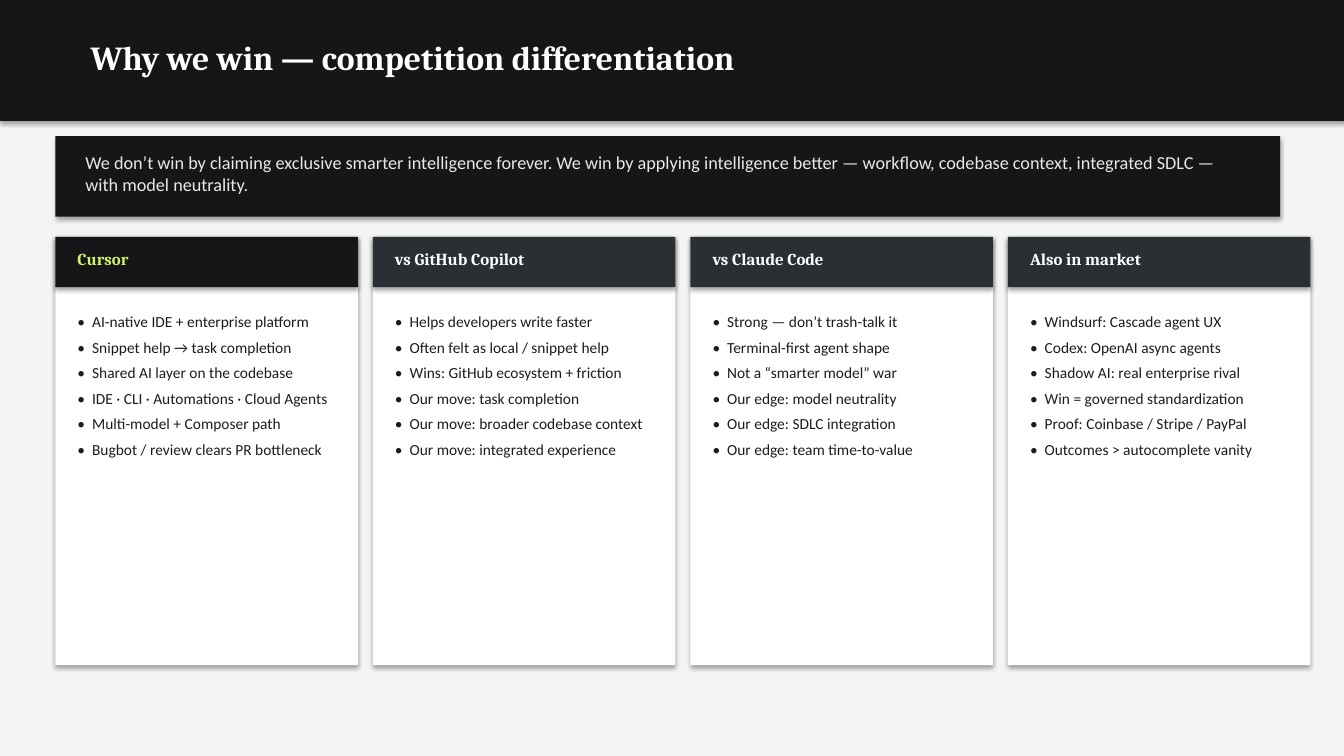
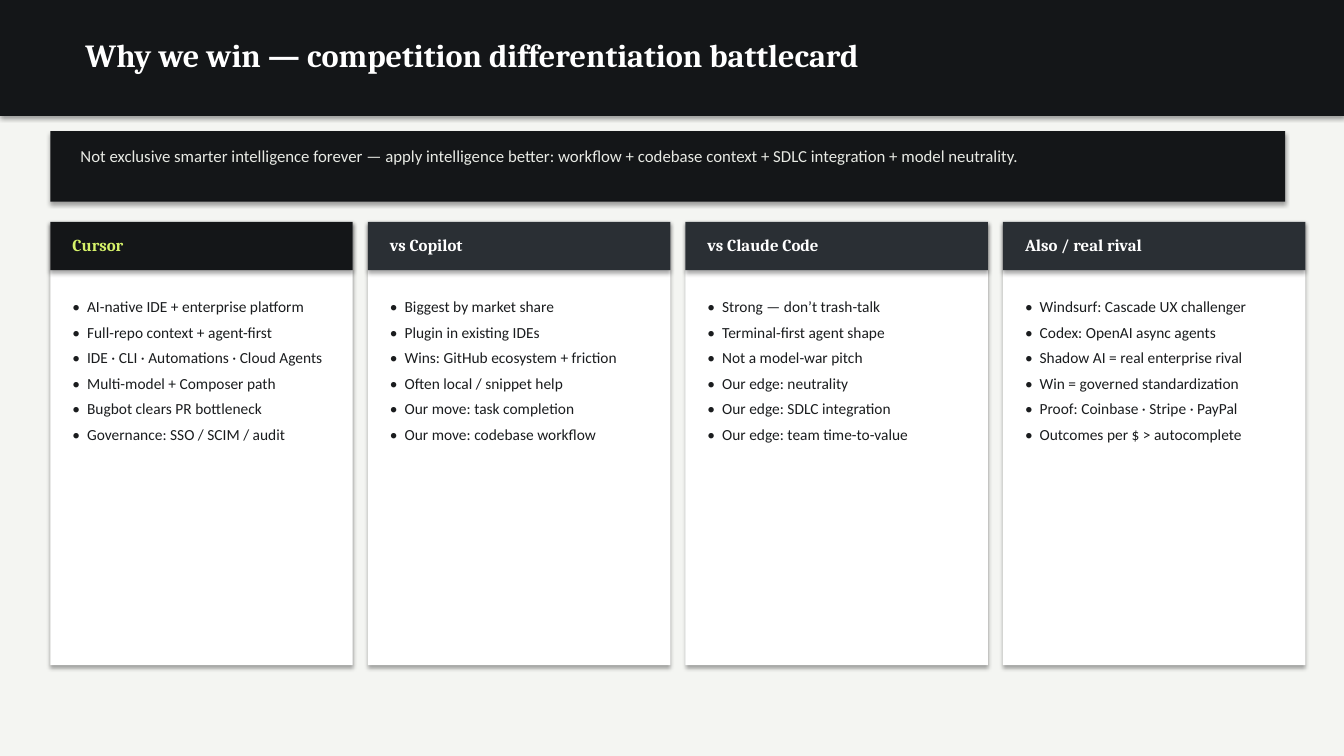
Before and after one commit to dempseli01-stack/lindsey, a slide deck: slide 19 of Lindsey_Presentation.pptx. Drawn at 1344x756 pixels with LibreOffice and Linux fonts; fonts in the diff are those of the drawing. Boxes give left, top, right and bottom in pixels: in the first picture for what was removed or moved away, otherwise in the second. Text is boxed around its words. In the diff, an @@ line names an element or a change of style, - is before the commit and + after.

```diff
--- a/Lindsey_Presentation.pptx
+++ b/Lindsey_Presentation.pptx
@@ rectangle: place and size @@
-rectangle at (0,0,1344,121)
+rectangle at (0,0,1344,116)
@@ text at (85,44,858,74): text changed; size 24 to 23 pt @@
-Why we win — competition differentiation
+Why we win — competition differentiation battlecard
@@ rectangle: place and size @@
-rectangle at (55,136,1280,217)
+rectangle at (50,131,1286,202)
@@ text at (80,150,1017,165): text changed; size 13 to 12 pt @@
-We don’t win by claiming exclusive smarter intelligence forever. We win by applying intelligence better — workflow, codebase context, integrated SDLC — with model neutrality.
+Not exclusive smarter intelligence forever — apply intelligence better: workflow + codebase context + SDLC integration + model neutrality.
@@ rectangle: place and size @@
-rectangle at (55,237,358,665)
+rectangle at (50,222,353,665)
@@ rectangle: place and size @@
-rectangle at (373,237,676,665)
+rectangle at (368,222,670,665)
@@ text at (390,239,463,255): text changed @@
-vs GitHub Copilot
+vs Copilot
@@ rectangle: place and size @@
-rectangle at (691,237,993,665)
+rectangle at (686,222,988,665)
@@ 4 rectangles, 2 texts: place and size @@
-4 rectangles, 2 texts at (55,237,1311,287)
+4 rectangles, 2 texts at (50,222,1306,270)
@@ rectangle: place and size @@
-rectangle at (1008,237,1311,665)
+rectangle at (1003,222,1306,665)
@@ text at (1025,239,1142,251): text changed @@
-Also in market
+Also / real rival
@@ text "• AI-native IDE + enterprise ...": place and size @@
-text "• AI-native IDE + enterprise ..." at (92,316,327,458)
+text "• AI-native IDE + enterprise ..." at (87,301,322,440)
@@ text "• Biggest by market share": place and size @@
-text "• Biggest by market share" at (410,316,643,458)
+text "• Biggest by market share" at (405,301,617,440)
@@ text "• Strong — don’t trash-talk": place and size @@
-text "• Strong — don’t trash-talk" at (727,316,913,458)
+text "• Strong — don’t trash-talk" at (722,301,908,443)
@@ text "• Windsurf: Cascade UX challenger": place and size @@
-text "• Windsurf: Cascade UX challenger" at (1045,316,1252,458)
+text "• Windsurf: Cascade UX challenger" at (1040,301,1246,443)
@@ text at (87,327,272,341): text changed @@
-• Snippet help → task completion
-• Shared AI layer on the codebase
+• Full-repo context + agent-first
@@ text at (405,301,554,341): text changed @@
-• Helps developers write faster
-• Often felt as local / snippet help
+• Biggest by market share
+• Plugin in existing IDEs
@@ text at (722,301,880,315): text changed @@
-• Strong — don’t trash-talk it
+• Strong — don’t trash-talk
@@ text at (1040,301,1246,315): text changed @@
-• Windsurf: Cascade agent UX
+• Windsurf: Cascade UX challenger
@@ text at (722,352,862,392): text changed @@
-• Not a “smarter model” war
-• Our edge: model neutrality
+• Not a model-war pitch
+• Our edge: neutrality
@@ text at (1040,352,1243,366): text changed @@
-• Shadow AI: real enterprise rival
+• Shadow AI = real enterprise rival
@@ text at (405,378,562,392): paragraph added @@
+• Often local / snippet help
@@ text at (87,403,285,440): text changed @@
-• Bugbot / review clears PR bottleneck
+• Bugbot clears PR bottleneck
+• Governance: SSO / SCIM / audit
@@ text at (1040,403,1241,443): text changed @@
-• Proof: Coinbase / Stripe / PayPal
-• Outcomes > autocomplete vanity
+• Proof: Coinbase · Stripe · PayPal
+• Outcomes per $ > autocomplete
@@ text at (405,429,596,440): text changed @@
-• Our move: broader codebase context
-• Our move: integrated experience
+• Our move: codebase workflow
```
Also in this commit, not shown: 20 other slides changed, 3 other files.
